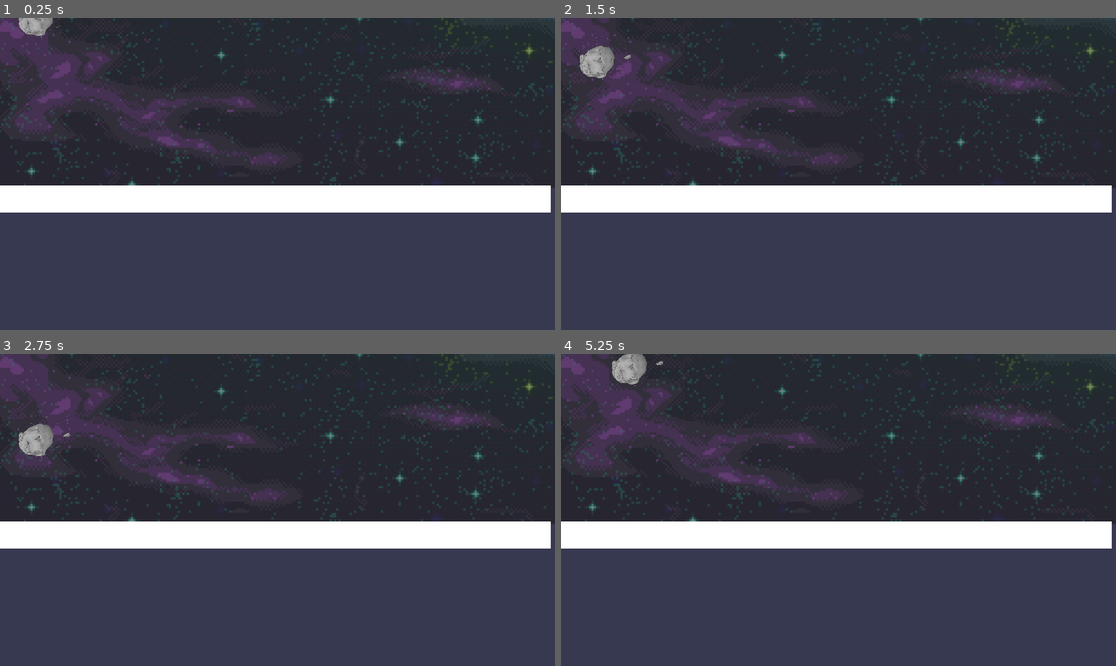
Above: before the commit, frames 1-4 (two rows, left to right).
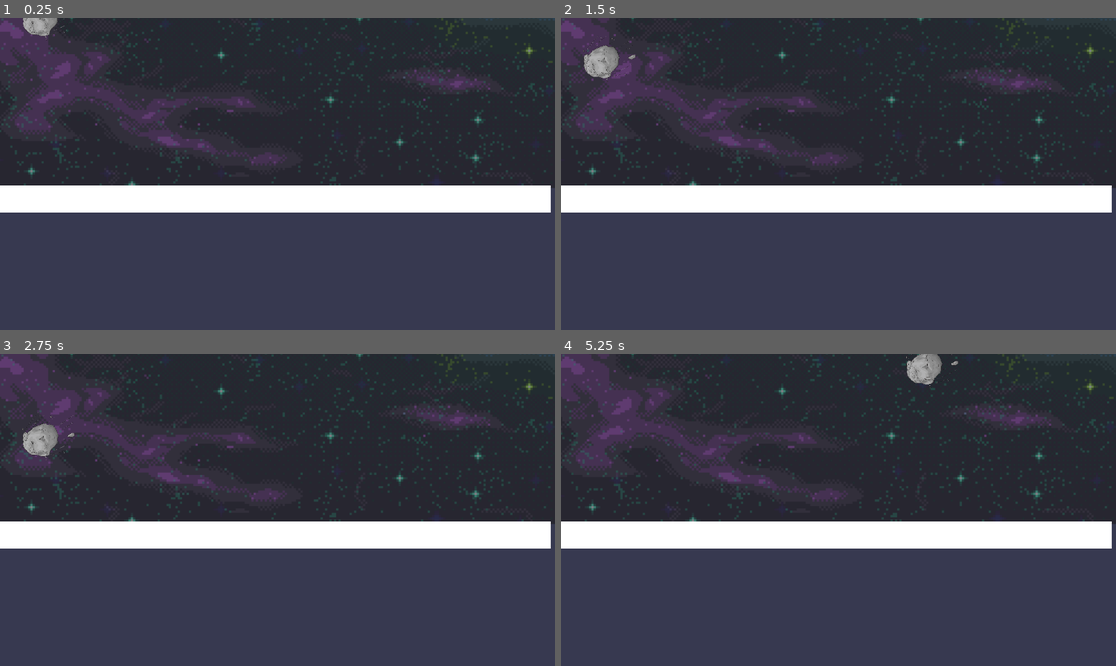
Above: after the commit, the same moments.

Repository: squidink7/SuperAF
Game: Godot game, scene res://scenes/visualisations/asteroids/visualisation.tscn
Same seed, same stepped clock (60 frames per second), same inputs: the game is played once before the commit and once after it. This scene is started directly instead of the project's main scene.
Inputs (mouse positions are in pixels of both pictures, inside the frame that each line leads up to):
- Up to frame 1 (0.25 s): no input
- Up to frame 2 (1.5 s): tap Enter at 0.5, 1.35 s; move the mouse to (960, 158) at 0.52 s; tap Backspace at 0.6 s; tap Space at 0.77 s; move the mouse to (727, 189) at 1.27 s
- Up to frame 3 (2.75 s): tap Space at 1.52 s; move the mouse to (333, 441) at 2.02 s; tap Backspace at 2.1 s
- Up to frame 4 (5.25 s): move the mouse to (810, 572) at 2.77 s; tap Enter at 2.85, 4.35 s; tap Space at 3.02, 3.77, 4.52 s; move the mouse to (1005, 556) at 3.52 s; tap Backspace at 3.6, 5.1 s; move the mouse to (672, 463) at 4.27 s; move the mouse to (866, 510) at 5.02 s

The runs differ from the first frame. In frame 1, 0.2% of the frame differs, in the area x 3-13%, y 0-8%; in frame 2, 0.3%; in frame 3, 0.3%; in frame 4, 1.0%, in the area x 9-72%, y 0-11%.
Error before the commit: Invalid access to property or key 'size' on a base object of type 'null instance'. (res://scenes/Asteroids/asteroid_spawner.gd:7)

Commit message:
Dehack some code

Diff:
--- a/scenes/Asteroids/asteroid_spawner.gd
+++ b/scenes/Asteroids/asteroid_spawner.gd
@@ -3,7 +3,7 @@
 var asteroid_single = preload("res://objects/asteroids/asteroid_single.tscn")
 var spawn_position: Vector2
 #@onready var viewport: SubViewport = get_node()
-@onready var viewport: SubViewport = $/root/Main/Game/Visualisation/Visualisation/Viewport
+@onready var viewport: SubViewport = $'../../../'
 @onready var viewport_x: int = viewport.size.x
 
 
@@ -27,8 +27,6 @@
 	#await get_tree().create_timer(0.1).timeout
 	call_deferred("spawn_asteroid")
 
-
-
 func typing_incorrect():
 	#TODO: FIX
 	var child_asteroid = self.get_child(0)
--- a/scenes/game/game.gd
+++ b/scenes/game/game.gd
@@ -10,7 +10,6 @@
 signal life_changed(current_lives: int, max_lives: int, increase: bool)
 signal game_win()
 signal game_lose()
-signal asteroids_selected(visualisation: Node2D)
 
 var score: int = 0
 var score_multiplier := 1.0
@@ -21,7 +20,6 @@
 
 @export var mistakes_before_life_loss: int
 var current_mistake_count := 0
-
 
 @export var max_lives: int
 @export var lives: int:
@@ -37,22 +35,23 @@
 	current_game_mode = game_mode
 	game_difficulty = difficulty
 
-	for node in $Visualisation.get_children():
-		$Visualisation.remove_child(node)
+	for node in %Visualisation.get_children():
+		%Visualisation.remove_child(node)
 		node.queue_free()
+
+	%WinScreen.hide()
+	%LoseScreen.hide()
 
 	var visualisation = $/root/Main.load_scene('visualisations/' + game_mode + '/visualisation')
 
 	$Terminal.correct_word_entered.connect(visualisation.correct)
 	$Terminal.incorrect_character_entered.connect(visualisation.incorrect)
+
 	life_changed.connect(visualisation.life_changed)
-	game_win.connect(visualisation.game_win)
-	game_lose.connect(visualisation.game_lose)
-	visualisation.restart.connect(restart)
-	$Visualisation.add_child(visualisation)
+	# game_win.connect(visualisation.game_win)
+	# game_lose.connect(visualisation.game_lose)
 
-	if (game_mode == "Asteroids"):
-		asteroids_selected.emit(visualisation)
+	%Visualisation.add_child(visualisation)
 
 	match difficulty:
 		1:
@@ -70,10 +69,6 @@
 			mistakes_before_life_loss = 1
 			max_lives = 3
 			lives = 2
-
-
-
-
 
 
 func _process(delta: float) -> void:
@@ -111,12 +106,17 @@
 
 		if (lives <= 0):
 			game_lose.emit()
+			%LoseScreen.show()
 
 func typing_complete():
 	game_win.emit()
+	%WinScreen.show()
 
-func exit() -> void:
+func exit_lesson() -> void:
 	$/root/Main.set_scene($/root/Main.load_scene('ui/student/student_page'))
 
-func restart():
+func restart_lesson():
 	setup($Terminal.source_text, current_game_mode, game_difficulty)
+
+func next_lesson() -> void:
+	pass # Replace with function body.
--- a/scenes/game/game.tscn
+++ b/scenes/game/game.tscn
@@ -6,6 +6,8 @@
 [ext_resource type="AudioStream" uid="uid://xxe2mckdx8fs" path="res://assets/SFX/Game SFX/incorrect_sound.wav" id="4_2a8rs"]
 [ext_resource type="AudioStream" uid="uid://lr4bqr6wyyrp" path="res://assets/SFX/button clicks/keypress0.wav" id="4_5i0tg"]
 [ext_resource type="Script" uid="uid://bhd3uomwv1j5v" path="res://scripts/data.gd" id="5_4j704"]
+[ext_resource type="PackedScene" uid="uid://be6krggkl251t" path="res://scenes/ui/game_states/win_screen.tscn" id="7_87uf6"]
+[ext_resource type="PackedScene" uid="uid://cg880pmddjqbh" path="res://scenes/ui/game_states/lose_screen.tscn" id="8_2a8rs"]
 
 [node name="Game" type="Control"]
 layout_mode = 3
@@ -78,7 +80,7 @@
 unique_name_in_owner = true
 script = ExtResource("5_4j704")
 
-[node name="Visualisation" type="Control" parent="."]
+[node name="VisualisationContainer" type="Control" parent="."]
 layout_mode = 1
 anchor_right = 1.0
 anchor_bottom = 0.679
@@ -89,6 +91,25 @@
 grow_horizontal = 2
 grow_vertical = 2
 
+[node name="Visualisation" type="Control" parent="VisualisationContainer"]
+unique_name_in_owner = true
+layout_mode = 1
+anchors_preset = 15
+anchor_right = 1.0
+anchor_bottom = 1.0
+grow_horizontal = 2
+grow_vertical = 2
+
+[node name="WinScreen" parent="VisualisationContainer" instance=ExtResource("7_87uf6")]
+unique_name_in_owner = true
+visible = false
+layout_mode = 1
+
+[node name="LoseScreen" parent="VisualisationContainer" instance=ExtResource("8_2a8rs")]
+unique_name_in_owner = true
+visible = false
+layout_mode = 1
+
 [connection signal="game_lose" from="." to="Terminal" method="game_over"]
 [connection signal="game_win" from="." to="Terminal" method="game_over"]
 [connection signal="correct_word_entered" from="Terminal" to="." method="typing_correct"]
@@ -98,3 +119,6 @@
 [connection signal="key_pressed" from="Terminal" to="Terminal/KeyPress" method="play"]
 [connection signal="typing_complete" from="Terminal" to="." method="typing_complete"]
 [connection signal="pressed" from="BackButton" to="." method="exit"]
+[connection signal="back" from="VisualisationContainer/WinScreen" to="." method="exit_lesson"]
+[connection signal="next" from="VisualisationContainer/WinScreen" to="." method="next_lesson"]
+[connection signal="restart" from="VisualisationContainer/WinScreen" to="." method="restart_lesson"]
--- a/scenes/terminal/terminal.gd
+++ b/scenes/terminal/terminal.gd
@@ -25,6 +25,7 @@
 	source_text = text
 	char_index = 0
 	incorrect_chars = ''
+	paused = false
 	update_text()
 	process_mode = Node.PROCESS_MODE_INHERIT
 
--- a/scenes/ui/student/student_page.gd
+++ b/scenes/ui/student/student_page.gd
@@ -38,6 +38,8 @@
 
 	%LessonText.text = lesson_text
 
+	%GoButton.disabled = false
+
 func get_lesson_settings():
 	var game_mode = ""
 	var game_difficulty = 0
--- a/scenes/ui/student/student_page.tscn
+++ b/scenes/ui/student/student_page.tscn
@@ -91,6 +91,7 @@
 text = "< Back"
 
 [node name="GoButton" type="Button" parent="."]
+unique_name_in_owner = true
 layout_mode = 1
 anchors_preset = 3
 anchor_left = 1.0
@@ -103,6 +104,7 @@
 offset_bottom = -32.0
 grow_horizontal = 0
 grow_vertical = 0
+disabled = true
 text = "GO!"
 
 [node name="Label" type="Label" parent="."]
--- a/scenes/visualisations/asteroids/visualisation.gd
+++ b/scenes/visualisations/asteroids/visualisation.gd
@@ -1,4 +1,8 @@
 extends SubViewportContainer
+
+signal success
+signal fail
+signal restart
 
 func _process(delta: float):
 	# Scale content to fit, keeping aspect ratio
--- a/scenes/visualisations/surfers/visualisation.gd
+++ b/scenes/visualisations/surfers/visualisation.gd
@@ -18,18 +18,3 @@
 
 func life_changed(current_lives: int, max_lives: int, increase: bool):
 	%Stage.on_life_changed(current_lives, max_lives, increase)
-
-func game_win():
-	%Stage.process_mode = Node.PROCESS_MODE_DISABLED
-	$win_screen.show()
-
-func game_lose():
-	%Stage.process_mode = Node.PROCESS_MODE_DISABLED
-	$lose_screen.show()
-
-func restart_game():
-	restart.emit()
-
-func back():
-	var student_page = $/root/Main.load_scene('ui/student/student_page')
-	$/root/Main.set_scene(student_page)
Not shown: 1 places in scenes/game/game.tscn that only renumber resources
